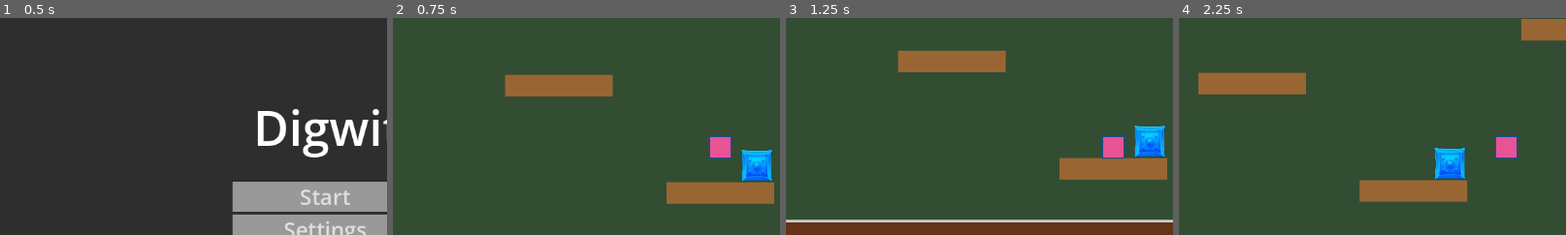
Above: before the commit, frames 1-4 (left to right).
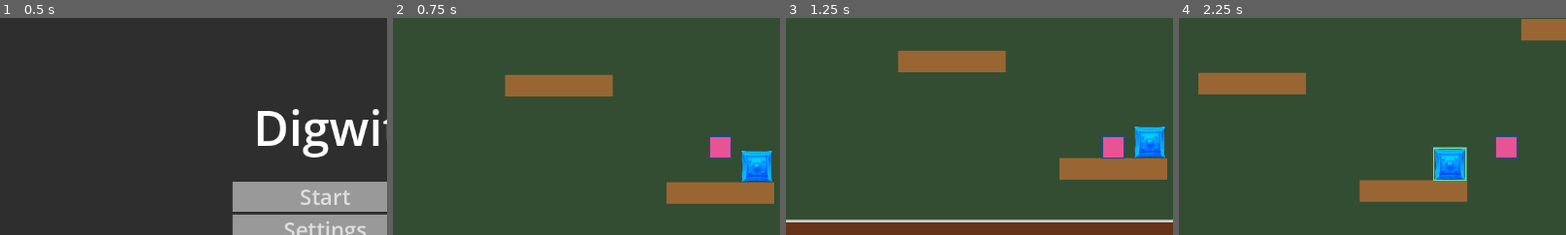
Above: after the commit, the same moments.

Repository: d-v-b/ld58
Game: Godot game, scene res://scenes/main_menu.tscn
Two runs of this game, one before a commit and one after it. Both use one fixed random seed, a clock stepped at 60 frames per second and the inputs below.
Inputs (mouse positions are % of the whole screen's width and height, from its top left):
- Up to frame 1 (0.5 s): no input
- Up to frame 2 (0.75 s): click "Start" at 0.5 s
- Up to frame 3 (1.25 s): no input
- Up to frame 4 (2.25 s): tap Enter at 1.25 s; move the mouse to (55, 49) at 1.27 s; hold F (action_mine, bound only after the commit) 1.28-2.03 s; hold Right (ui_right) from 1.28 s (still down); tap Space (action_jump) at 1.52 s; click (55, 49) at 1.55 s; move the mouse to (30, 55) at 2.02 s; click (30, 55) at 2.1 s
The pictures show only the part of the screen within x 8-58%, y 20-70%; the shares and areas given below are measured in that part.

Frame 1 is identical in both runs. In frame 2, 0.2% of the frame differs, in the area x 89-98%, y 60-76%; in frame 3, 0.2%; in frame 4, 0.4%, in the area x 65-75%, y 59-75%.

Commit message:
Directional mining
Add a raycast to the player that selects the mining block in the mouse direction
When pressing F the selected block will be mines
Added highlight for currently selected block

Diff:
--- a/Collector/project.godot
+++ b/Collector/project.godot
@@ -51,8 +51,8 @@
 ]
 }
 action_mine={
-"deadzone": 0.2,
-"events": [Object(InputEventMouseButton,"resource_local_to_scene":false,"resource_name":"","device":-1,"window_id":0,"alt_pressed":false,"shift_pressed":false,"ctrl_pressed":false,"meta_pressed":false,"button_mask":0,"position":Vector2(0, 0),"global_position":Vector2(0, 0),"factor":1.0,"button_index":1,"canceled":false,"pressed":false,"double_click":false,"script":null)
+"deadzone": 0.5,
+"events": [Object(InputEventKey,"resource_local_to_scene":false,"resource_name":"","device":-1,"window_id":0,"alt_pressed":false,"shift_pressed":false,"ctrl_pressed":false,"meta_pressed":false,"pressed":false,"keycode":0,"physical_keycode":70,"key_label":0,"unicode":102,"location":0,"echo":false,"script":null)
 ]
 }
 
--- a/Collector/scenes/mining_block.tscn
+++ b/Collector/scenes/mining_block.tscn
@@ -6,8 +6,10 @@
 [sub_resource type="RectangleShape2D" id="RectangleShape2D_xy1sk"]
 size = Vector2(60, 60)
 
-[node name="MiningBlock" type="StaticBody2D"]
+[node name="MiningBlock" type="RigidBody2D"]
 input_pickable = true
+contact_monitor = true
+max_contacts_reported = 20
 script = ExtResource("1_hy1y5")
 
 [node name="CollisionShape2D" type="CollisionShape2D" parent="."]
@@ -17,6 +19,14 @@
 [node name="Sprite2D" type="Sprite2D" parent="."]
 texture = ExtResource("1_46eo0")
 
+[node name="Overlay" type="Line2D" parent="."]
+visible = false
+points = PackedVector2Array(30, 31, -30, 31, -30, -29, 30, -29)
+closed = true
+width = 2.0
+default_color = Color(0.41960785, 0.8901961, 0.63529414, 1)
+
 [connection signal="destroy" from="." to="." method="_on_destroy"]
 [connection signal="input_event" from="." to="." method="_on_input_event"]
 [connection signal="mine" from="." to="." method="_on_mine"]
+[connection signal="select" from="." to="." method="_on_select"]
--- /dev/null
+++ b/Collector/scenes/mining_direction.tscn
@@ -0,0 +1,6 @@
+[gd_scene load_steps=2 format=3 uid="uid://cm5fktnx76hjo"]
+
+[ext_resource type="Script" uid="uid://cuc4q54pydkmv" path="res://scripts/mining_direction.gd" id="1_gomnu"]
+
+[node name="MiningDirection" type="RayCast2D"]
+script = ExtResource("1_gomnu")
--- a/Collector/scenes/player.tscn
+++ b/Collector/scenes/player.tscn
@@ -1,6 +1,7 @@
-[gd_scene load_steps=2 format=3 uid="uid://cgohnh6jevo5g"]
+[gd_scene load_steps=4 format=3 uid="uid://cgohnh6jevo5g"]
 
-[ext_resource type="Script" uid="uid://bl5mo6r5glp31" path="res://scripts/player.gd" id="1_t5m8q"]
+[ext_resource type="Script" uid="uid://chmfrm6bvpxm1" path="res://scripts/player.gd" id="1_t5m8q"]
+[ext_resource type="PackedScene" uid="uid://cm5fktnx76hjo" path="res://scenes/mining_direction.tscn" id="2_g2els"]
 
 [sub_resource type="RectangleShape2D" id="RectangleShape2D_3vyb7"]
 size = Vector2(44, 44)
@@ -19,3 +20,5 @@
 points = PackedVector2Array(-20, -20, 20, -20, 20, 20, -20, 20, -20, -20)
 width = 3.0
 default_color = Color(0.1, 0.3, 0.6, 1)
+
+[node name="MiningDirection" parent="." instance=ExtResource("2_g2els")]
--- a/Collector/scripts/mining_block.gd
+++ b/Collector/scripts/mining_block.gd
@@ -1,5 +1,8 @@
 extends Node2D
 
+class_name MiningBlock
+
+signal select(bool)
 signal mine
 signal destroy
 
@@ -11,11 +14,17 @@
 func _on_destroy() -> void:
 	queue_free()
 
-func _on_input_event(viewport: Node, event: InputEvent, shape_idx: int) -> void:
-	if event.is_action_pressed("action_mine"):
-		mine.emit()
+func _on_select(is_selected: bool) -> void:
+	highlight(is_selected)
 
 func reduce_health(value: int = 1):
 	health -= value
+	print("Mining block with health:", health)
 	if health <= 0:
 		destroy.emit()
+
+func highlight(visibility: bool = true):
+	$Overlay.visible = visibility
+
+func selected(is_selected: bool = false):
+	select.emit(is_selected)
--- /dev/null
+++ b/Collector/scripts/mining_direction.gd
@@ -0,0 +1,27 @@
+extends RayCast2D
+
+@export var mining_length: int = 100
+
+var bob
+
+var _currently_selected_block: MiningBlock
+var currently_selected_block: MiningBlock:
+	get:
+		return _currently_selected_block
+	set(block):
+		if block == _currently_selected_block:
+			return
+		if _currently_selected_block:
+			_currently_selected_block.selected(false)
+		if block:
+			block.selected(true)
+		_currently_selected_block = block
+
+func _process(delta: float) -> void:
+	var mouse_pos := get_local_mouse_position()
+	target_position = mouse_pos.normalized() * mining_length
+	var collider := get_collider()
+	if collider and collider is MiningBlock:
+		currently_selected_block = collider
+	else:
+		currently_selected_block = null
--- a/Collector/scripts/player.gd
+++ b/Collector/scripts/player.gd
@@ -18,6 +18,10 @@
 	if Input.is_action_just_pressed("action_jump") and is_on_floor():
 		velocity.y = jump_velocity
 
+	if Input.is_action_just_pressed("action_mine"):
+		if $MiningDirection.currently_selected_block:
+			$MiningDirection.currently_selected_block.mine.emit()
+
 	handle_input()
 	move_and_slide()
 
Not shown, added: Collector/scripts/mining_direction.gd.uid
